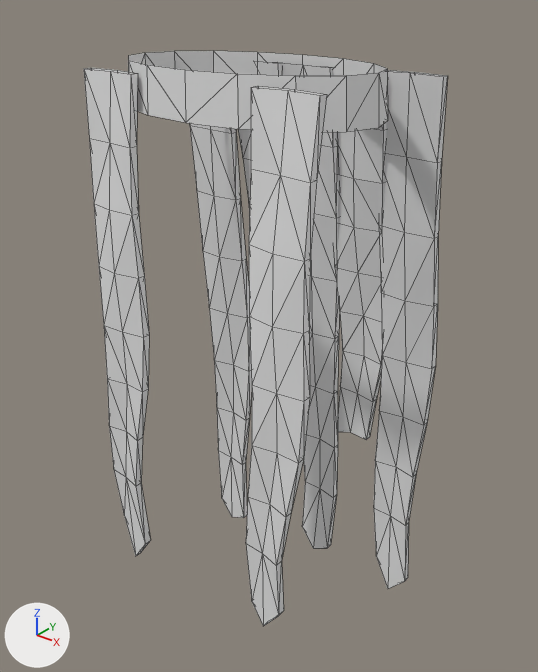
The FBX model assets/stalker/stalker_coat.fbx: old version first, new version second.
Both versions are drawn from a camera (50 mm lens) standing at (2.72, -3.35, 2.36) and looking at (-0.04, 0.1, 0.22). Every picture has the same lights, and +X, +Y and +Z are marked at lower left. The older version comes first. Mesh edges are drawn as thin lines.

Objects in the first picture: 'stalker_coat'.
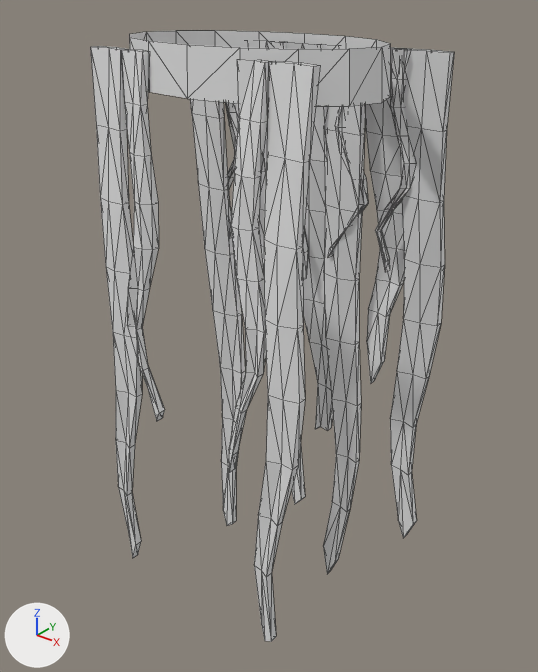
The change, as a diff of the scene's bpy script:
```diff
--- a/assets/stalker/stalker_coat.fbx.py
+++ b/assets/stalker/stalker_coat.fbx.py
@@ me_stalker_coat @@
 # used by ob_stalker_coat; location = (0.0, 0.0, 0.0)
-me_stalker_coat.from_pydata(...)  # 410 vertices, 732 faces; spans x -0.92..0.92, y -0.73..0.73, z -1.95..1.95
+me_stalker_coat.from_pydata(...)  # 842 vertices, 1532 faces; spans x -0.93..0.93, y -0.71..0.71, z -2.06..2.06
+# me_stalker_coat part 1: the loose piece of 32 vertices spanning x -0.81..0.83, y -0.63..0.36, z 1.7..1.95 is moved by (-0.01, 0.03, 0.11)
+# me_stalker_coat part 2: the loose piece of 54 vertices spanning x -0.92..-0.5, y 0.27..0.55, z -1.87..1.9 is rebuilt with 54 vertices and now spans x -0.93..-0.63, y 0.3..0.6, z -2.06..2.01
+# me_stalker_coat part 3: the loose piece of 54 vertices spanning x 0.16..0.58, y 0.31..0.68, z -0.7..1.9 is rebuilt with 54 vertices and now spans x 0.11..0.41, y 0.33..0.64, z -2.03..2.01
+# me_stalker_coat part 4: the loose piece of 54 vertices spanning x 0.41..0.81, y -0.73..-0.53, z -1.29..1.9 is rebuilt with 54 vertices and now spans x 0.47..0.76, y -0.71..-0.5, z -1.42..2.01
+# me_stalker_coat part 5: the loose piece of 54 vertices spanning x -0.18..0.24, y 0.29..0.65, z -1.86..1.9 is rebuilt with 54 vertices and now spans x -0.15..0.15, y 0.32..0.71, z -0.79..2.01
+# me_stalker_coat part 6: the loose piece of 54 vertices spanning x -0.79..-0.39, y -0.73..-0.53, z -1.4..1.9 is rebuilt with 54 vertices and now spans x -0.77..-0.48, y -0.71..-0.5, z -1.45..2.01
+# me_stalker_coat part 7: the loose piece of 54 vertices spanning x -0.54..-0.12, y 0.28..0.6, z -0.76..1.9 is rebuilt with 54 vertices and now spans x -0.41..-0.11, y 0.32..0.7, z -1.54..2.01
+# me_stalker_coat part 8: the loose piece of 54 vertices spanning x 0.5..0.92, y 0.32..0.73, z -1.95..1.9 is rebuilt with 54 vertices and now spans x 0.63..0.93, y 0.35..0.71, z -1.38..2.01
+# me_stalker_coat part 9: a new loose piece of 54 vertices spanning x -0.67..-0.37, y 0.31..0.65, z -0.34..2.01
+# me_stalker_coat part 10: a new loose piece of 54 vertices spanning x 0.37..0.67, y 0.34..0.69, z -0.19..2.01
+# me_stalker_coat part 11: a new loose piece of 54 vertices spanning x -0.53..-0.29, y -0.68..-0.51, z -0.16..2.01
+# me_stalker_coat part 12: a new loose piece of 54 vertices spanning x 0.25..0.52, y -0.68..-0.51, z -0.28..2.01
+# me_stalker_coat part 13: a new loose piece of 54 vertices spanning x -0.77..-0.52, y 0.34..0.53, z 0.67..2.01
+# me_stalker_coat part 14: a new loose piece of 54 vertices spanning x -0.3..-0.02, y 0.34..0.53, z 0.51..2.01
+# me_stalker_coat part 15: a new loose piece of 54 vertices spanning x 0.16..0.42, y 0.34..0.53, z 0.71..2.01
+# me_stalker_coat part 16: a new loose piece of 54 vertices spanning x 0.49..0.74, y 0.34..0.53, z 0.72..2.01
```

What differs and where, as boxes (x1, y1, x2, y2) in the pictures (538 x 672 px; the box of a moved part takes in the faces that stretch with it):
'stalker_coat', reshaped (6% taller)
    before: (84, 51, 448, 626)
    after: (91, 30, 454, 642)
part 1 of me_stalker_coat, moved or reshaped
    before: (128, 51, 388, 132)
    after: (129, 30, 390, 106)
part 2 of me_stalker_coat, rebuilt (11% narrower, 8% taller)
    before: (190, 123, 252, 518)
    after: (190, 99, 245, 526)
part 3 of me_stalker_coat, rebuilt (28% narrower, 42% taller)
    before: (322, 66, 386, 440)
    after: (319, 44, 365, 574)
part 4 of me_stalker_coat, rebuilt (18% narrower, 8% taller)
    before: (246, 86, 327, 626)
    after: (254, 61, 320, 642)
part 5 of me_stalker_coat, rebuilt
    before: (272, 62, 340, 549)
    after: (286, 42, 333, 431)
part 6 of me_stalker_coat, rebuilt (24% narrower)
    before: (84, 68, 151, 556)
    after: (91, 46, 142, 558)
part 7 of me_stalker_coat, rebuilt
    before: (238, 61, 282, 218)
    after: (263, 41, 305, 504)
part 8 of me_stalker_coat, rebuilt (13% narrower)
    before: (374, 70, 448, 589)
    after: (390, 48, 454, 538)
part 9 of me_stalker_coat, added (mostly hidden)
    after: (226, 40, 266, 360)
part 10 of me_stalker_coat, added
    after: (365, 47, 406, 384)
part 11 of me_stalker_coat, added
    after: (121, 49, 165, 421)
part 12 of me_stalker_coat, added
    after: (229, 59, 269, 473)
part 13 of me_stalker_coat, added
    after: (225, 102, 238, 236)
part 14 of me_stalker_coat, added (mostly hidden)
    after: (303, 230, 308, 279)
part 15 of me_stalker_coat, added
    after: (328, 106, 368, 258)
part 16 of me_stalker_coat, added
    after: (375, 48, 415, 272)
